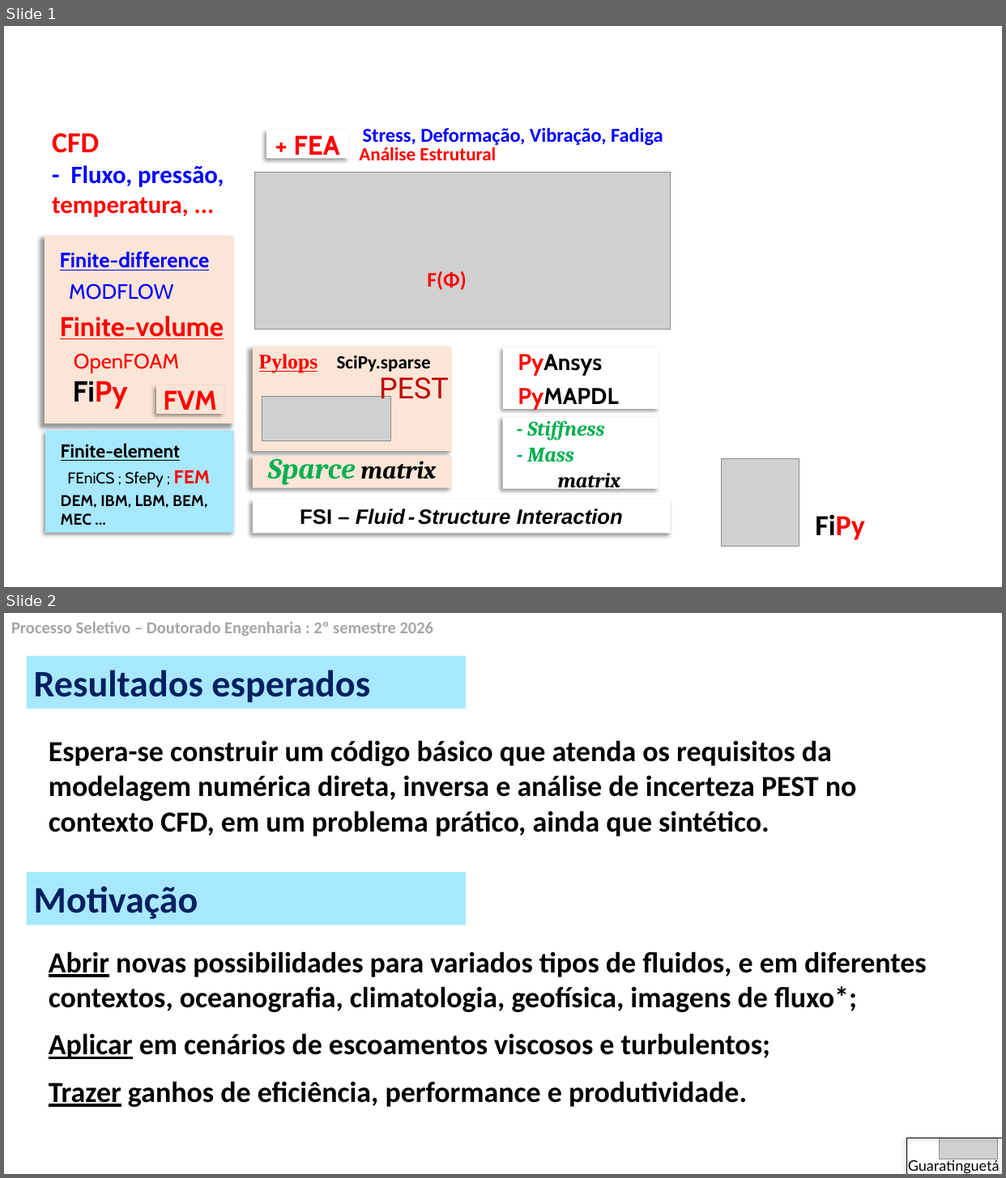
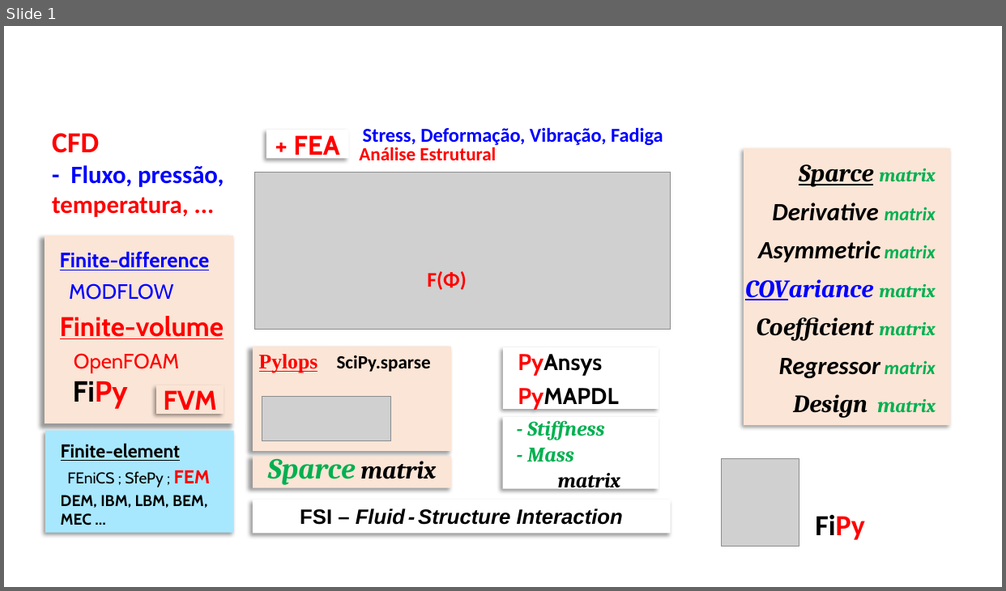
Before and after one commit to grossiRM/CDF_ON, a slide deck: FVM.pptx. Shown one above the other, each under a label of ours: slides 1 and 2 before the commit, slide 1 after it. The pictures are 1006x1178 and 1006x591 pixels, drawn with LibreOffice and Linux fonts; fonts in the diff are those of the drawing; grey boxes stand for pictures. Boxes give left, top, right and bottom in pixels: in the first picture for what was removed or moved away, otherwise in the second. Text is boxed around its words. In the diff, an @@ line names an element or a change of style, - is before the commit and + after.

```diff
--- a/FVM.pptx
+++ b/FVM.pptx
@@ slide 2 removed at (4, 613, 1002, 1174), background #FFFFFF @@
@@ text removed at (11, 622, 433, 636) @@
-Processo Seletivo – Doutorado Engenharia : 2º semestre 2026
@@ rectangle removed at (27, 656, 466, 709) @@
-Resultados esperados
@@ text removed at (49, 740, 857, 837) @@
-Espera-se construir um código básico que atenda os requisitos da modelagem numérica direta, inversa e análise de incerteza PEST no contexto CFD, em um problema prático, ainda que sintético.
@@ rectangle removed at (27, 872, 466, 925) @@
-Motivação
@@ text removed at (49, 952, 927, 1107) @@
-Abrir novas possibilidades para variados tipos de fluidos, e em diferentes contextos, oceanografia, climatologia, geofísica, imagens de fluxo*;
-Aplicar em cenários de escoamentos viscosos e turbulentos;
-Trazer ganhos de eficiência, performance e produtividade.
@@ rectangle removed at (907, 1139, 1002, 1174) @@
@@ picture removed at (939, 1139, 997, 1160) @@
@@ text removed at (908, 1158, 999, 1174) @@
-Guaratinguetá
@@ slide 1 changed as well @@
@@ rectangle added at (744, 149, 950, 426), fill #FBE5D6, 24 pt, text #000000, bold, italic @@
+Sparce matrix
+Derivative matrix
+Asymmetric matrix
+COVariance matrix
+Coefficient matrix
+Regressor matrix
+Design matrix
@@ text removed at (379, 378, 449, 406) @@
-PEST
```
Also in this commit, not shown: 1 slide added, 1 other slide removed, 22 other files.
